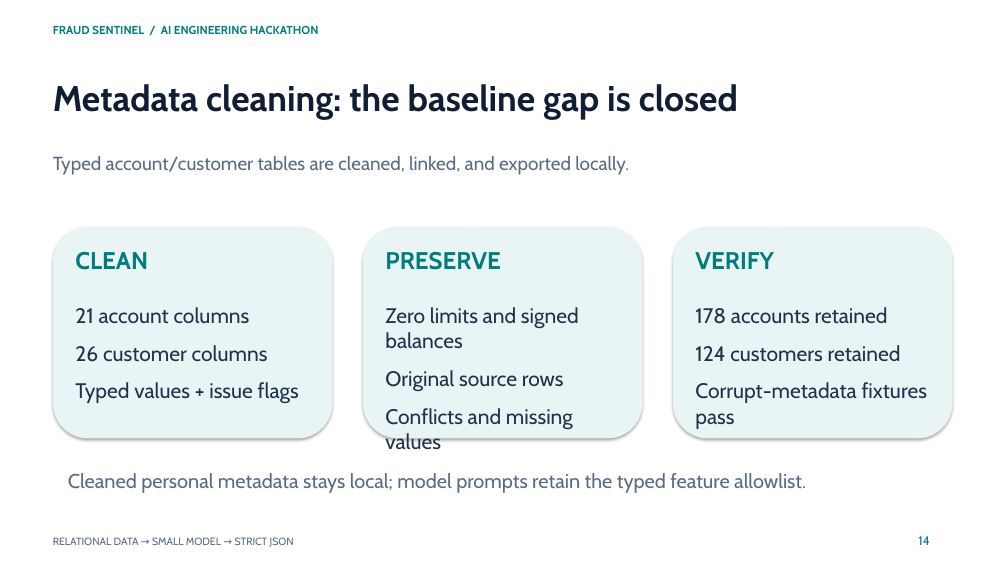
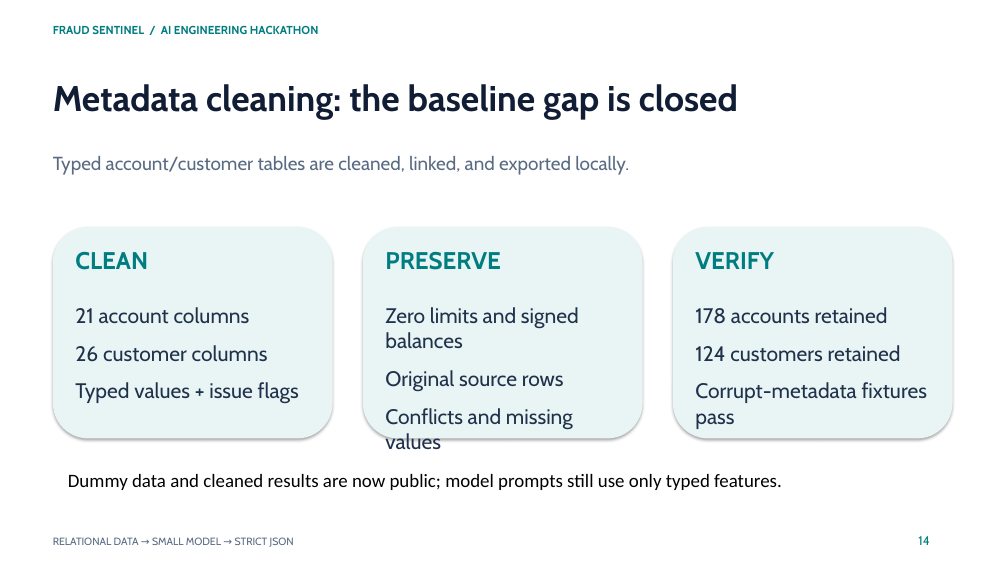
Before and after one commit to Vinay1656/fraud-sentinel, a slide deck: slide 14 of docs/presentation.pptx. Drawn at 1008x567 pixels with LibreOffice and Linux fonts; fonts in the diff are those of the drawing. Boxes give left, top, right and bottom in pixels: in the first picture for what was removed or moved away, otherwise in the second. Text is boxed around its words. In the diff, an @@ line names an element or a change of style, - is before the commit and + after.

Commit message:
Publish trained Llama adapter, dummy data, results and checkpoint deck

```diff
--- a/docs/presentation.pptx
+++ b/docs/presentation.pptx
@@ text at [68, 474, 782, 490]: text changed; size 19 to 18 pt; font Cabin to Calibri; text colour #596B82 to #000000 @@
-Cleaned personal metadata stays local; model prompts retain the typed feature allowlist.
+Dummy data and cleaned results are now public; model prompts still use only typed features.
```
Also in this commit, not shown: 1 slide added, 28 other files.
